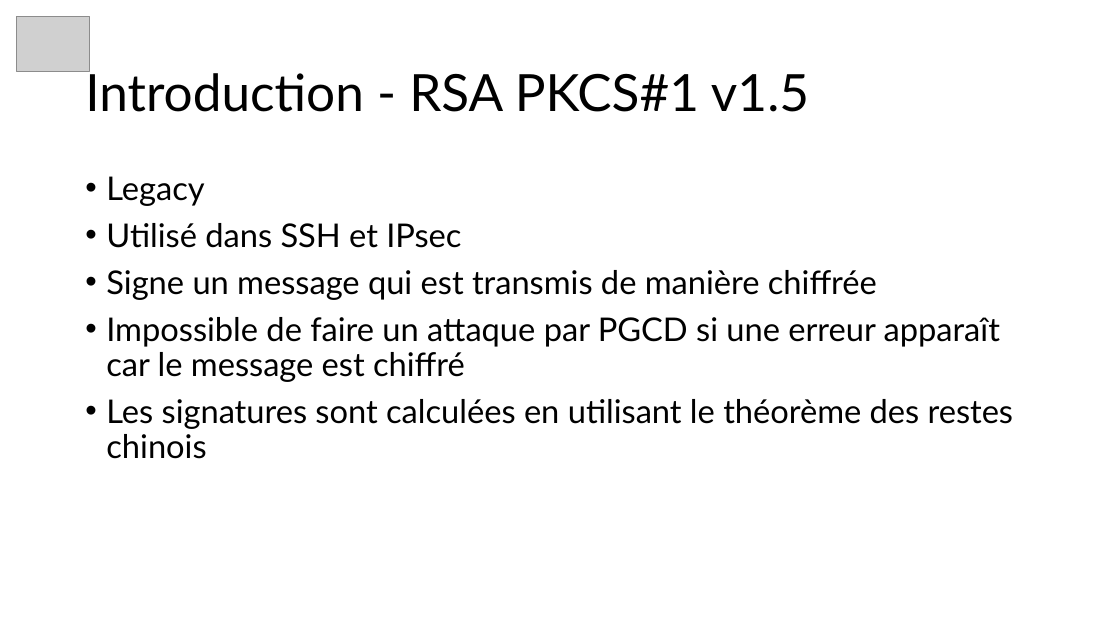
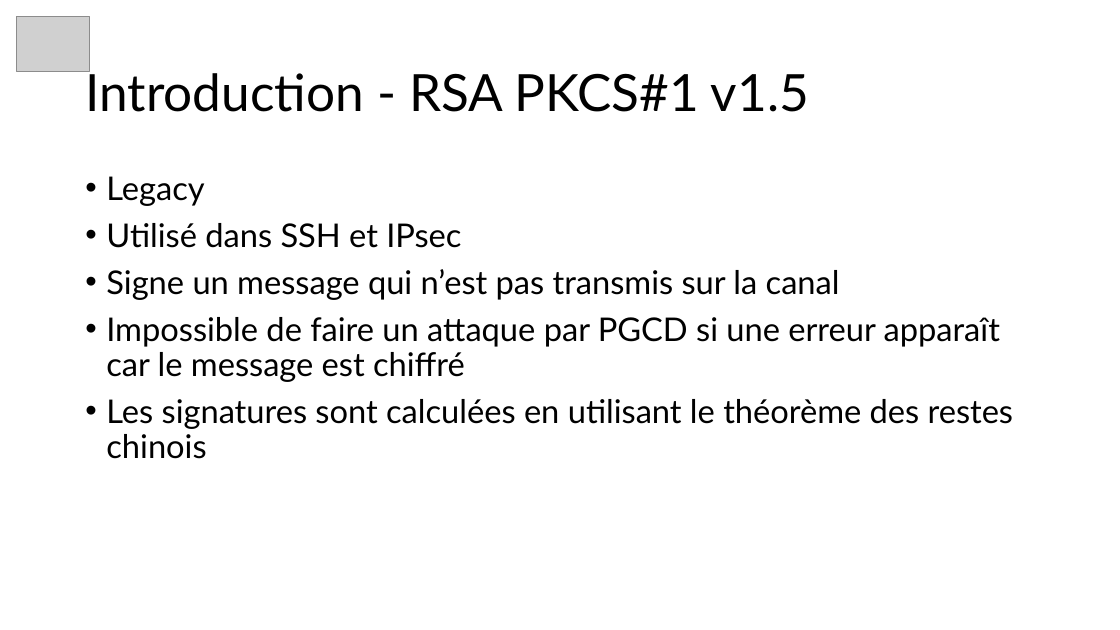
Before and after one commit to JustinFerrara14/SSE, a slide deck: slide 3 of SSE25-Semaine7-FerraraJustin-slides.pptx. Drawn at 1120x630 pixels with LibreOffice and Linux fonts; fonts in the diff are those of the drawing; grey boxes stand for pictures. Boxes give left, top, right and bottom in pixels: in the first picture for what was removed or moved away, otherwise in the second. Text is boxed around its words. In the diff, an @@ line names an element or a change of style, - is before the commit and + after.

```diff
--- a/SSE25-Semaine7-FerraraJustin-slides.pptx
+++ b/SSE25-Semaine7-FerraraJustin-slides.pptx
@@ text at (106, 269, 840, 300): text changed @@
-• Signe un message qui est transmis de manière chiffrée
+• Signe un message qui n’est pas transmis sur la canal
```
Also in this commit, not shown: 1 other slide changed, 2 slides added, 6 other files.
